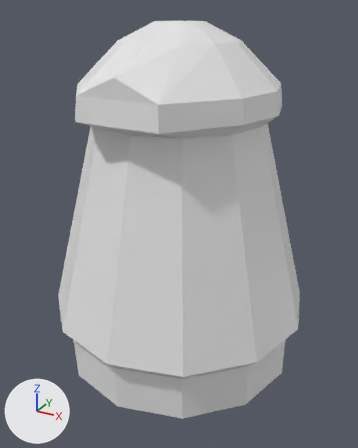
One commit to the Blender file raw/meshes/windmill.blend: the scene before it, then after it.
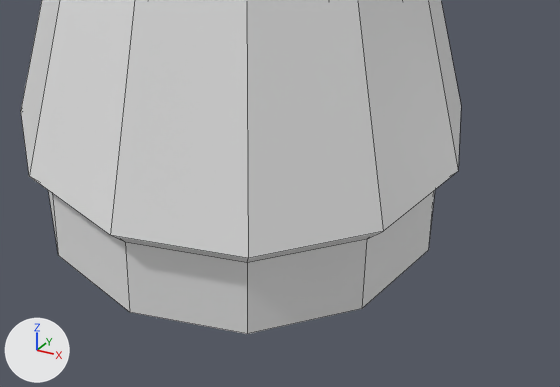
There are two pictures of each version: one whole from a 50 mm camera at (7.29, -13.29, 11.32) aimed at (0.1, -0.22, 4.78), one close up on the part from 13% to 99% of the width and 52% to 100% of the height. Arrows for +X, +Y and +Z are at lower left; the lights stay in place. The close-ups show mesh edges as thin lines.

Script lines for the objects in view, before the commit:
```python
me_cylinder = bpy.data.meshes.new('Cylinder')
me_cylinder.from_pydata(...)  # 96 vertices, 85 faces; spans x -4.29..4.29, y -4.29..4.29, z 0.07..10.93
ob_cylinder = bpy.data.objects.new('Cylinder', me_cylinder)
ob_cylinder.location = (0.0, 0.0, 0.0)
```
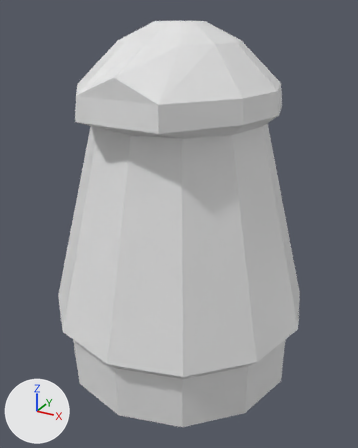
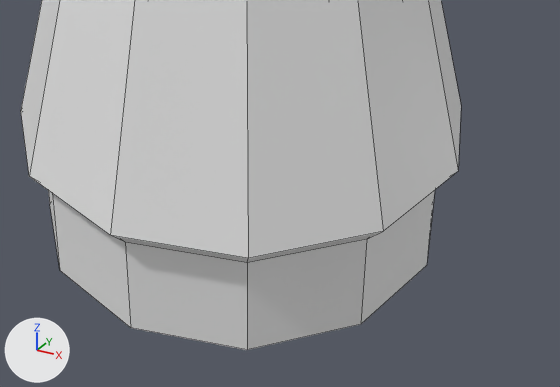
Commit message: Adjust windmill model

Changed parts and their boxes (x1, y1, x2, y2) in the close-ups (560 x 387 px; the box of a moved part takes in the faces that stretch with it):
```json
{"object": "Cylinder", "change": "reshaped", "before": [21, 0, 461, 334], "after": [21, 0, 461, 350]}
{"part": 1, "of": "me_cylinder", "change": "moved or reshaped", "before": [48, 190, 435, 334], "after": [48, 190, 435, 350]}
```

The change, as JSON lines over the scene's bpy script:
```json
{"block": "me_cylinder", "where": "me_cylinder.from_pydata(...)  # 96 vertices, 85 faces; spans x -4.29..4.29, y -4.29..4.29, z 0.07..10.93"}
{"block": "me_cylinder", "where": "# used by ob_cylinder; location = (0.0, 0.0, 0.0)"}
{"block": "me_cylinder", "change": "me_cylinder part 1: all 12 vertices in x -3.92..3.92, y -3.92..3.92, z 0.07 are moved by (0.0, 0.0, -0.35)"}
```
